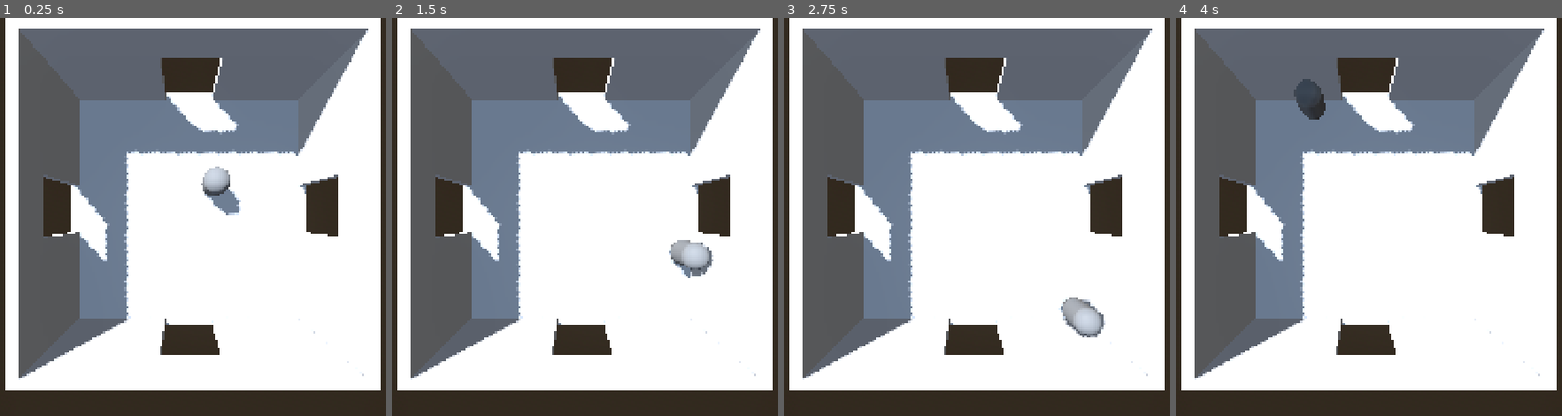
Above: before the commit, frames 1-4 (left to right).
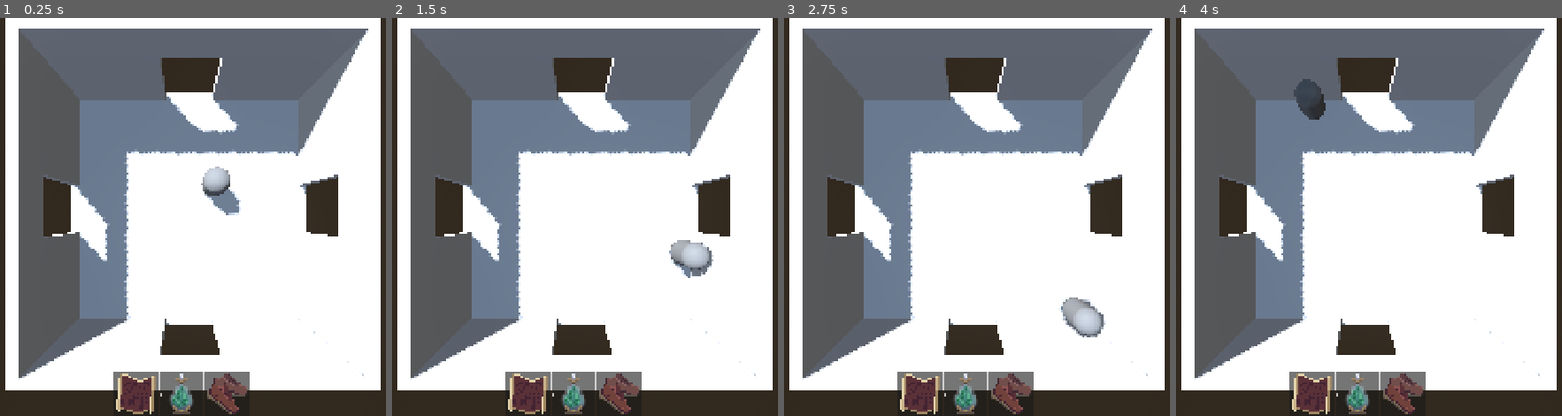
Above: after the commit, the same moments.

Repository: panable/brackeysjam-2026.2
Game: Godot game, scene res://game.tscn
Same seed, same stepped clock (60 frames per second), same inputs: the game is played once before the commit and once after it.
Inputs:
- Up to frame 1 (0.25 s): no input
- Up to frame 2 (1.5 s): tap Enter at 0.5 s; hold D (move_right) 0.53-1.28 s; tap Space at 1.25 s; hold S (move_back) from 1.28 s (still down)
- Up to frame 3 (2.75 s): tap Enter at 2 s; release S (move_back) at 2.03 s; hold D (move_right) from 2.03 s (still down)
- Up to frame 4 (4 s): tap Space at 2.75 s; release D (move_right) at 2.78 s; hold W (move_forward) 2.78-3.53 s; hold A (move_left) from 3.53 s (still down)

The runs differ from the first frame. In frame 1, 2.7% of the frame differs, in the area x 29-65%, y 88-100%; in frame 2, 2.7%; in frame 3, 2.7%; in frame 4, 2.7%.

Commit message:
Add Inventory Scene

Diff:
--- a/Resources/Map.tres
+++ b/Resources/Map.tres
@@ -1,7 +1,11 @@
 [gd_resource type="Resource" script_class="ItemData" format=3 uid="uid://d0myhr25pj6rj"]
 
 [ext_resource type="Script" uid="uid://d4gdhhvd4t6e1" path="res://Scripts/ItemData.gd" id="1_xrbp3"]
+[ext_resource type="Texture2D" uid="uid://bqec1cw78jlxo" path="res://Sprites/Map.png" id="2_t3mjs"]
 
 [resource]
 script = ExtResource("1_xrbp3")
+name = "Map"
+description = "Test"
+texture = ExtResource("2_t3mjs")
 metadata/_custom_type_script = "uid://d4gdhhvd4t6e1"
--- a/Resources/Medicine.tres
+++ b/Resources/Medicine.tres
@@ -1,7 +1,11 @@
 [gd_resource type="Resource" script_class="ItemData" format=3 uid="uid://dll2rs7mdim4l"]
 
 [ext_resource type="Script" uid="uid://d4gdhhvd4t6e1" path="res://Scripts/ItemData.gd" id="1_5uibs"]
+[ext_resource type="Texture2D" uid="uid://d4jdif2q4u6fa" path="res://Sprites/Potion.png" id="2_u5rqn"]
 
 [resource]
 script = ExtResource("1_5uibs")
+name = "Potion"
+description = "Test"
+texture = ExtResource("2_u5rqn")
 metadata/_custom_type_script = "uid://d4gdhhvd4t6e1"
--- a/Resources/RunningShoes.tres
+++ b/Resources/RunningShoes.tres
@@ -1,7 +1,11 @@
 [gd_resource type="Resource" script_class="ItemData" format=3 uid="uid://musyrl8otvxf"]
 
 [ext_resource type="Script" uid="uid://d4gdhhvd4t6e1" path="res://Scripts/ItemData.gd" id="1_fmt4f"]
+[ext_resource type="Texture2D" uid="uid://bspa0fd60pu07" path="res://Sprites/RunningShoes.png" id="2_u0wso"]
 
 [resource]
 script = ExtResource("1_fmt4f")
+name = "Shoes"
+description = "Test"
+texture = ExtResource("2_u0wso")
 metadata/_custom_type_script = "uid://d4gdhhvd4t6e1"
--- /dev/null
+++ b/Scenes/InventoryUI.tscn
@@ -0,0 +1,56 @@
+[gd_scene format=3 uid="uid://cqwwipxbfupi7"]
+
+[ext_resource type="Script" uid="uid://cwv56ne6tfuws" path="res://Scripts/InventoryUI.gd" id="1_o6um4"]
+[ext_resource type="Script" uid="uid://ce7js6yetx27l" path="res://Scripts/InventoryData.gd" id="2_m5yu5"]
+[ext_resource type="Script" uid="uid://dytadeq0uwimp" path="res://Scripts/SlotData.gd" id="3_bbtsg"]
+[ext_resource type="Resource" uid="uid://d0myhr25pj6rj" path="res://Resources/Map.tres" id="4_f4u5k"]
+[ext_resource type="Resource" uid="uid://dll2rs7mdim4l" path="res://Resources/Medicine.tres" id="5_yjakb"]
+[ext_resource type="Resource" uid="uid://musyrl8otvxf" path="res://Resources/RunningShoes.tres" id="6_ohhls"]
+[ext_resource type="PackedScene" uid="uid://djyke06e6yf44" path="res://Scenes/InventoryUISlot.tscn" id="7_67xb0"]
+
+[sub_resource type="Resource" id="Resource_eow3j"]
+script = ExtResource("3_bbtsg")
+item_data = ExtResource("4_f4u5k")
+quantity = 1
+metadata/_custom_type_script = "uid://dytadeq0uwimp"
+
+[sub_resource type="Resource" id="Resource_hve3p"]
+script = ExtResource("3_bbtsg")
+item_data = ExtResource("5_yjakb")
+quantity = 2
+metadata/_custom_type_script = "uid://dytadeq0uwimp"
+
+[sub_resource type="Resource" id="Resource_mfdv2"]
+script = ExtResource("3_bbtsg")
+item_data = ExtResource("6_ohhls")
+quantity = 1
+metadata/_custom_type_script = "uid://dytadeq0uwimp"
+
+[sub_resource type="Resource" id="Resource_fc0e3"]
+script = ExtResource("2_m5yu5")
+slots = Array[ExtResource("3_bbtsg")]([SubResource("Resource_eow3j"), SubResource("Resource_hve3p"), SubResource("Resource_mfdv2")])
+metadata/_custom_type_script = "uid://ce7js6yetx27l"
+
+[node name="InventoryUI" type="Control" unique_id=1610134888]
+layout_mode = 3
+anchors_preset = 15
+anchor_right = 1.0
+anchor_bottom = 1.0
+grow_horizontal = 2
+grow_vertical = 2
+script = ExtResource("1_o6um4")
+inventory = SubResource("Resource_fc0e3")
+slot_scene = ExtResource("7_67xb0")
+
+[node name="CenterContainer" type="CenterContainer" parent="." unique_id=760730851]
+layout_mode = 1
+anchors_preset = 12
+anchor_top = 1.0
+anchor_right = 1.0
+anchor_bottom = 1.0
+grow_horizontal = 2
+grow_vertical = 0
+offset_transform_enabled = true
+
+[node name="GridContainer" type="HBoxContainer" parent="CenterContainer" unique_id=1313849565]
+layout_mode = 2
--- /dev/null
+++ b/Scenes/InventoryUISlot.tscn
@@ -0,0 +1,13 @@
+[gd_scene format=3 uid="uid://djyke06e6yf44"]
+
+[ext_resource type="Script" uid="uid://bqmkphff1q45p" path="res://Scripts/InventoryUISlot.gd" id="1_snid6"]
+
+[node name="InventoryUISlot" type="PanelContainer" unique_id=54015080]
+custom_minimum_size = Vector2(120, 120)
+script = ExtResource("1_snid6")
+
+[node name="Icon" type="TextureRect" parent="." unique_id=442113715]
+layout_mode = 2
+
+[node name="QuantityLabel" type="Label" parent="." unique_id=337672221]
+layout_mode = 2
--- a/Scripts/InventoryData.gd
+++ b/Scripts/InventoryData.gd
@@ -1,4 +1,57 @@
 extends Resource
 class_name InventoryData
 
-@export var slots: Array[SlotData]
+signal inventory_changed
+
+@export var slots: Array[SlotData] = []
+@export var max_slots: int = 5
+
+func _init()  -> void:
+	for i in range(max_slots):
+		slots.append(SlotData.new())
+
+func add_item(new_item: ItemData, amount: int = 1) -> int:
+	# Null Check
+	if not new_item:
+		return amount
+
+	var remaining := amount
+
+	# First pass: try to stack with existing slots
+	for slot in slots:
+		if remaining <= 0:
+			break
+		if slot.can_stack(new_item):
+			var space := new_item.max_stack - slot.quantity
+			var to_add := mini(remaining, space)
+			slot.quantity += to_add
+			remaining -= to_add
+
+	# Second pass: fill empty slots
+	for slot in slots:
+		if remaining <= 0:
+			break
+		if slot.is_empty():
+			slot.item_data = new_item
+			var to_add := mini(remaining, new_item.max_stack)
+			slot.quantity = to_add
+			remaining -= to_add
+
+	inventory_changed.emit()
+	return remaining
+
+func remove_item(target_item: ItemData, amount: int = 1) -> bool:
+	var remaining := amount
+
+	for slot in slots:
+		if remaining <= 0:
+			break
+		if slot.item_data == target_item:
+			var to_remove := mini(remaining, slot.quantity)
+			slot.quantity -= to_remove
+			remaining -= to_remove
+			if slot.quantity <= 0:
+				slot.item_data = null
+				slot.quantity = 0
+	inventory_changed.emit()
+	return remaining <= 0
--- /dev/null
+++ b/Scripts/InventoryUI.gd
@@ -0,0 +1,18 @@
+extends Control
+
+@export var inventory: InventoryData
+@export var slot_scene: PackedScene
+@onready var grid: HBoxContainer = $CenterContainer/GridContainer
+
+func _ready() -> void:
+	inventory.inventory_changed.connect(_refresh)
+	_refresh()
+
+func _refresh() -> void:
+	for child in grid.get_children():
+		child.queue_free()
+
+	for slot in inventory.slots:
+		var ui_slot: InventoryUISlot = slot_scene.instantiate()
+		grid.add_child(ui_slot)
+		ui_slot.set_slot_data(slot, inventory)
--- /dev/null
+++ b/Scripts/InventoryUISlot.gd
@@ -0,0 +1,52 @@
+extends PanelContainer
+class_name InventoryUISlot
+
+@onready var icon: TextureRect = $Icon
+@onready var quantity_label: Label = $QuantityLabel
+var slot_data: SlotData
+var inventory: InventoryData
+
+func set_slot_data(new_slot_data: SlotData, new_inventory: InventoryData) -> void:
+	slot_data = new_slot_data
+	inventory = new_inventory
+
+	if slot_data.is_empty():
+		icon.texture = null
+		quantity_label.text = ""
+	else:
+		icon.texture = slot_data.item_data.texture
+		quantity_label.text = str(slot_data.quantity) if slot_data.quantity > 1 else ""
+
+func _get_drag_data(_pos: Vector2) -> Variant:
+	if slot_data == null or slot_data.is_empty():
+		return null
+	var preview := TextureRect.new()
+	preview.texture = slot_data.item_data.texture
+	preview.custom_minimum_size = Vector2(64, 64)
+	preview.expand_mode = TextureRect.EXPAND_IGNORE_SIZE
+	preview.stretch_mode = TextureRect.STRETCH_KEEP_ASPECT_CENTERED
+	set_drag_preview(preview)
+	return {
+		"slot": slot_data,
+		"source": self
+	}
+
+func _can_drop_data(_pos: Vector2, data: Variant) -> bool:
+	return (
+		data is Dictionary
+		and data.has("slot")
+		and data["slot"] is SlotData
+	)
+
+func _drop_data(_pos: Vector2, data: Variant) -> void:
+	var source_slot: SlotData = data["slot"]
+
+	if source_slot == slot_data:
+		return
+	var temp_item := slot_data.item_data
+	var temp_quantity := slot_data.quantity
+	slot_data.item_data = source_slot.item_data
+	slot_data.quantity = source_slot.quantity
+	source_slot.item_data = temp_item
+	source_slot.quantity = temp_quantity
+	inventory.inventory_changed.emit()
--- a/Scripts/ItemData.gd
+++ b/Scripts/ItemData.gd
@@ -4,3 +4,4 @@
 @export var name: String
 @export var description: String
 @export var texture: Texture2D
+@export var max_stack: int = 1
--- a/Scripts/SlotData.gd
+++ b/Scripts/SlotData.gd
@@ -1,5 +1,11 @@
 extends Resource
 class_name SlotData
 
-@export var item_data: ItemData
+@export var item_data: ItemData = null
 @export var quantity: int = 0
+
+func is_empty() -> bool:
+	return item_data == null
+
+func can_stack(new_item: ItemData) -> bool:
+	return item_data == new_item and quantity < item_data.max_stack
--- a/game.tscn
+++ b/game.tscn
@@ -2,6 +2,7 @@
 
 [ext_resource type="PackedScene" uid="uid://g8r2bxectnms" path="res://room.tscn" id="1_80nbo"]
 [ext_resource type="Script" uid="uid://byjbvwekxrks6" path="res://Player.gd" id="1_e2o6t"]
+[ext_resource type="PackedScene" uid="uid://cqwwipxbfupi7" path="res://Scenes/InventoryUI.tscn" id="3_feb5d"]
 
 [sub_resource type="CapsuleMesh" id="CapsuleMesh_g6lp7"]
 
@@ -45,3 +46,5 @@
 
 [node name="room" parent="." unique_id=1973701582 instance=ExtResource("1_80nbo")]
 transform = Transform3D(1, 0, 0, 0, 1, 0, 0, 0, 1, -1, 0, 1)
+
+[node name="InventoryUI" parent="." unique_id=1610134888 instance=ExtResource("3_feb5d")]
--- a/project.godot
+++ b/project.godot
@@ -51,4 +51,5 @@
 
 [rendering]
 
+textures/canvas_textures/default_texture_filter=3
 rendering_device/driver.windows="d3d12"
Not shown, added: Scripts/InventoryUI.gd.uid
Not shown, added: Scripts/InventoryUISlot.gd.uid
Binary file changed: Sprites/BrokenSword.aseprite
Binary file changed: Sprites/BrokenSword.png
